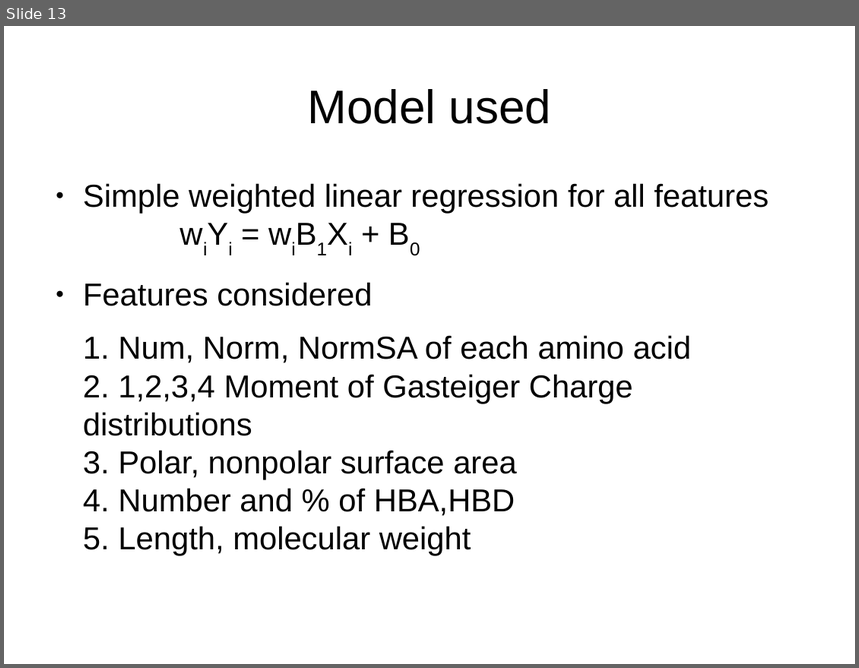
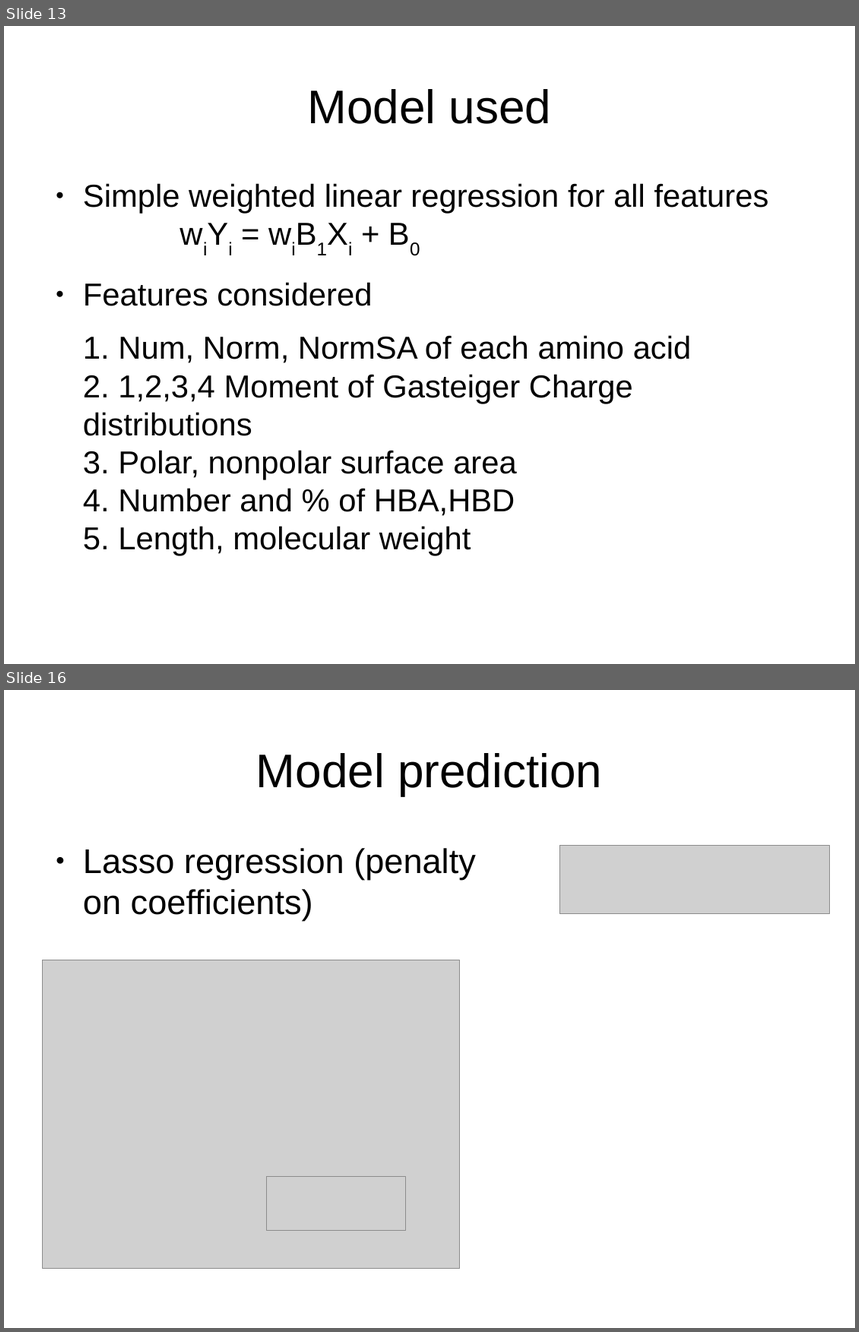
Before and after one commit to leexa90/Projects, a slide deck: toxicity/Final/Permability/all_seq/permaubility slides2.odp. Shown one above the other, each under a label of ours: slide 13 before the commit, slides 13 and 16 after it; the slides between them are not shown. The pictures are 859x668 and 859x1332 pixels, drawn with LibreOffice and Linux fonts; fonts in the diff are those of the drawing; grey boxes stand for pictures. Boxes give left, top, right and bottom in pixels: in the first picture for what was removed or moved away, otherwise in the second. Text is boxed around its words. In the diff, an @@ line names an element or a change of style, - is before the commit and + after.

```diff
--- a/toxicity/Final/Permability/all_seq/permaubility slides2.odp
+++ b/toxicity/Final/Permability/all_seq/permaubility slides2.odp
@@ slide 16 added at (4, 690, 855, 1328), background #FFFFFF @@
@@ title added at (256, 753, 602, 796), 44 pt, text #000000 @@
+Model prediction
@@ text added at (83, 848, 476, 921), 32 pt, text #000000 @@
+● Lasso regression (penalty
+  on coefficients)
@@ picture added at (560, 846, 830, 914) @@
@@ picture added at (43, 961, 460, 1269) @@
@@ picture added at (267, 1176, 405, 1230) @@
```
Also in this commit, not shown: 3 slides changed, 1 slide removed, 8 other files.
